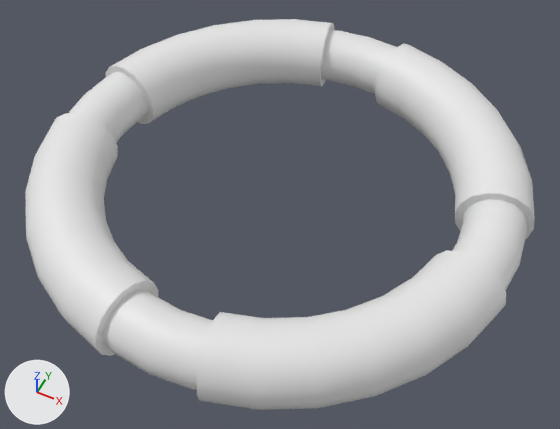
An edit to the OBJ model cosmodrone/assets/station-parts/habitation_4.obj, drawn before and after from the same camera.
Both versions are drawn from a 50 mm camera at (0.983, -1.963, 2.24) aimed at (0.049, -0.095, -0.096). Every picture has the same lights, and +X, +Y and +Z are marked at lower left. Where no turn or scale is listed for an object, it has been applied to the vertices.

Objects in the first picture: 'Habitation_4_Body_Torus.020', 'Habitation_4_Core_Torus.021'.
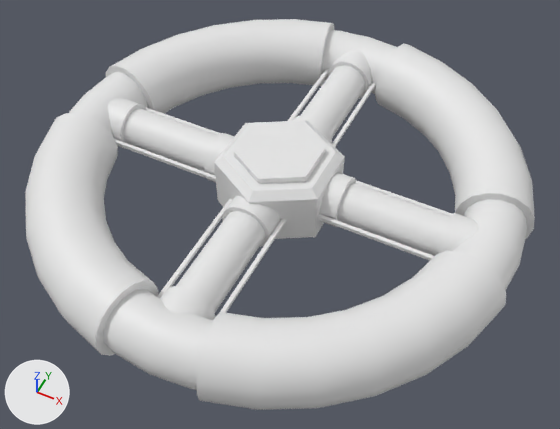
What changed in the scene script:
```text
Change me_habitation_4_body_torus_020:
    used by ob_habitation_4_body_torus_020; location = (0.0, 0.0, 0.0)
    remove me_habitation_4_body_torus_020.from_pydata(...)  # 448 vertices, 880 faces; spans x -0.98..0.98, y -0.98..0.98, z -0.15..0.15
    add me_habitation_4_body_torus_020.from_pydata(...)  # 484 vertices, 944 faces; spans x -0.98..0.98, y -0.98..0.98, z -0.16..0.16
    me_habitation_4_body_torus_020 part 1: a new loose piece, a 6-sided cylinder along z spanning x -0.15..0.15, y -0.18..0.18, z -0.16..0.16
    me_habitation_4_body_torus_020 part 2: a new loose piece of 24 vertices spanning x -0.22..0.22, y -0.26..0.26, z -0.14..0.14
Change me_habitation_4_core_torus_021:
    used by ob_habitation_4_core_torus_021; location = (0.0, 0.0, 0.0)
    remove me_habitation_4_core_torus_021.from_pydata(...)  # 320 vertices, 512 faces; spans x -0.98..0.98, y -0.98..0.98, z -0.12..0.12
    add me_habitation_4_core_torus_021.from_pydata(...)  # 640 vertices, 1120 faces; spans x -0.98..0.98, y -0.98..0.98, z -0.12..0.12
    me_habitation_4_core_torus_021 part 3: a new loose piece, a 20-sided cylinder along y spanning x -0.08..0.08, y -0.83..0.83, z -0.08..0.08
    me_habitation_4_core_torus_021 part 4: a new loose piece, a 20-sided cylinder along x spanning x -0.83..0.83, y -0.08..0.08, z -0.08..0.08
    me_habitation_4_core_torus_021 part 5: a new loose piece, a 20-sided cylinder along y spanning x -0.1..0.1, y -0.29..0.29, z -0.1..0.1
    me_habitation_4_core_torus_021 part 6: a new loose piece, a 20-sided cylinder along x spanning x -0.29..0.29, y -0.1..0.1, z -0.1..0.1
    me_habitation_4_core_torus_021 part 7: a new loose piece, a 20-sided cylinder along y spanning x -0.1..0.1, y 0.7..0.9, z -0.1..0.1
    me_habitation_4_core_torus_021 part 8: a new loose piece, a 20-sided cylinder along x spanning x 0.7..0.9, y -0.1..0.1, z -0.1..0.1
    me_habitation_4_core_torus_021 part 9: a new loose piece, a 20-sided cylinder along y spanning x -0.1..0.1, y -0.9..-0.7, z -0.1..0.1
    me_habitation_4_core_torus_021 part 10: a new loose piece, a 20-sided cylinder along x spanning x -0.9..-0.7, y -0.1..0.1, z -0.1..0.1
    me_habitation_4_core_torus_021 part 11: the surface is now shaded flat
Add me_habitation_4_frame_cube_063:
    me_habitation_4_frame_cube_063.from_pydata(...)  # 32 vertices, 48 faces; spans x -0.81..0.81, y -0.81..0.81, z -0.01..0.01
Add ob_habitation_4_frame_cube_063:
    ob_habitation_4_frame_cube_063 = bpy.data.objects.new('Habitation_4_Frame_Cube.063', me_habitation_4_frame_cube_063)
    ob_habitation_4_frame_cube_063.location = (0.0, 0.0, 0.0)
```

What differs and where, as boxes (x1, y1, x2, y2) in the pictures (560 x 429 px):
'Habitation_4_Frame_Cube.063', added
    after: (114, 69, 453, 313)
part 1 of me_habitation_4_body_torus_020, added
    after: (234, 122, 326, 184)
part 2 of me_habitation_4_body_torus_020, added
    after: (214, 120, 345, 239)
part 3 of me_habitation_4_core_torus_021, added
    after: (176, 65, 365, 314)
part 4 of me_habitation_4_core_torus_021, added
    after: (123, 108, 451, 256)
part 5 of me_habitation_4_core_torus_021, added
    after: (222, 116, 332, 247)
part 6 of me_habitation_4_core_torus_021, added
    after: (204, 133, 356, 227)
part 7 of me_habitation_4_core_torus_021, added
    after: (328, 50, 372, 99)
part 8 of me_habitation_4_core_torus_021, added
    after: (438, 213, 478, 254)
part 9 of me_habitation_4_core_torus_021, added
    after: (160, 286, 215, 320)
part 10 of me_habitation_4_core_torus_021, added
    after: (108, 99, 147, 149)
